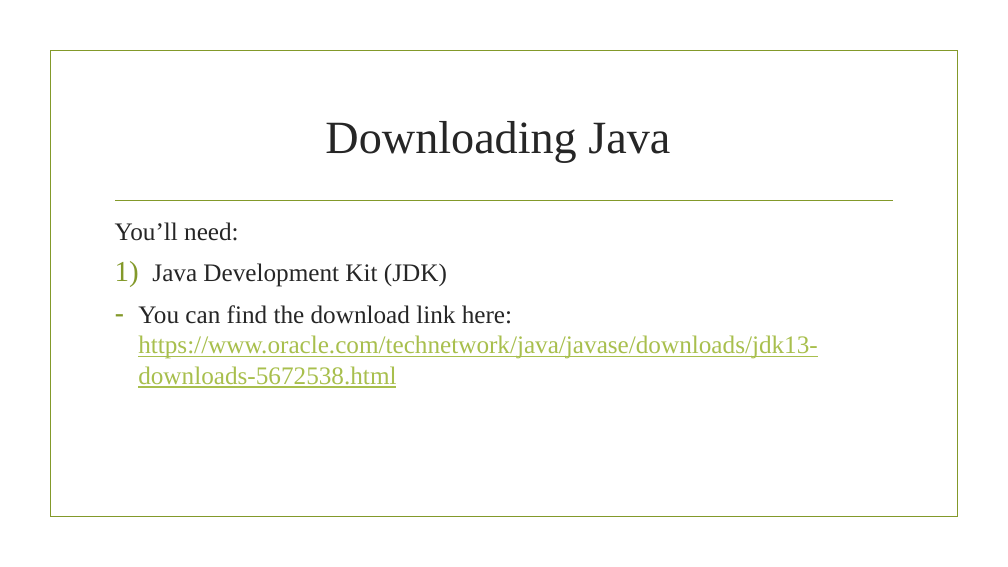
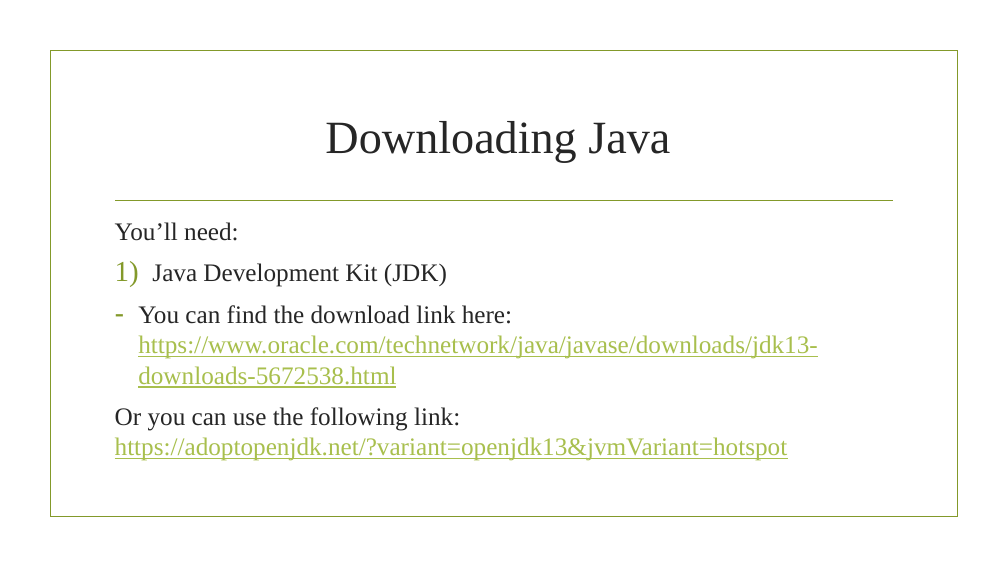
Before and after one commit to glu99331/glu99331.github.io, a slide deck: slide 3 of files/CS0007/CS_0007_Recitation_1.pptx. Drawn at 1008x567 pixels with LibreOffice and Linux fonts; fonts in the diff are those of the drawing; background and template pictures are left out. Boxes give left, top, right and bottom in pixels: in the first picture for what was removed or moved away, otherwise in the second. Text is boxed around its words. In the diff, an @@ line names an element or a change of style, - is before the commit and + after.

```diff
--- a/files/CS0007/CS_0007_Recitation_1.pptx
+++ b/files/CS0007/CS_0007_Recitation_1.pptx
@@ text at (115, 407, 788, 461): paragraph added @@
+Or you can use the following link:
+https://adoptopenjdk.net/?variant=openjdk13&jvmVariant=hotspot
```
Also in this commit, not shown: 1 other slide changed, 1 slide added.
